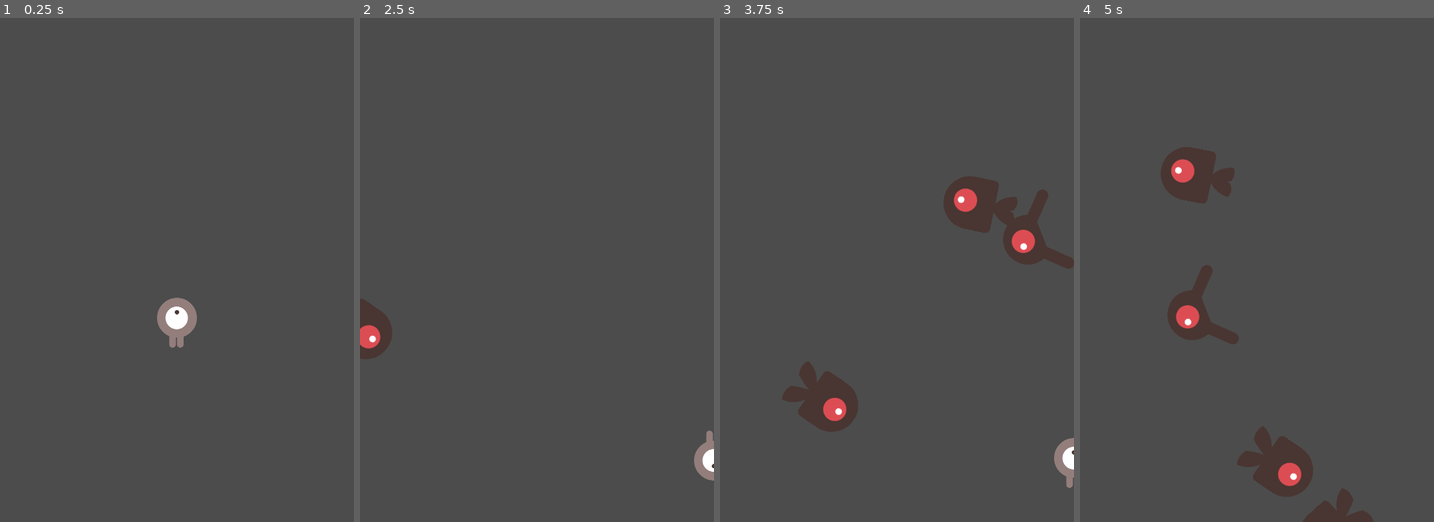
Above: before the commit, frames 1-4 (left to right).
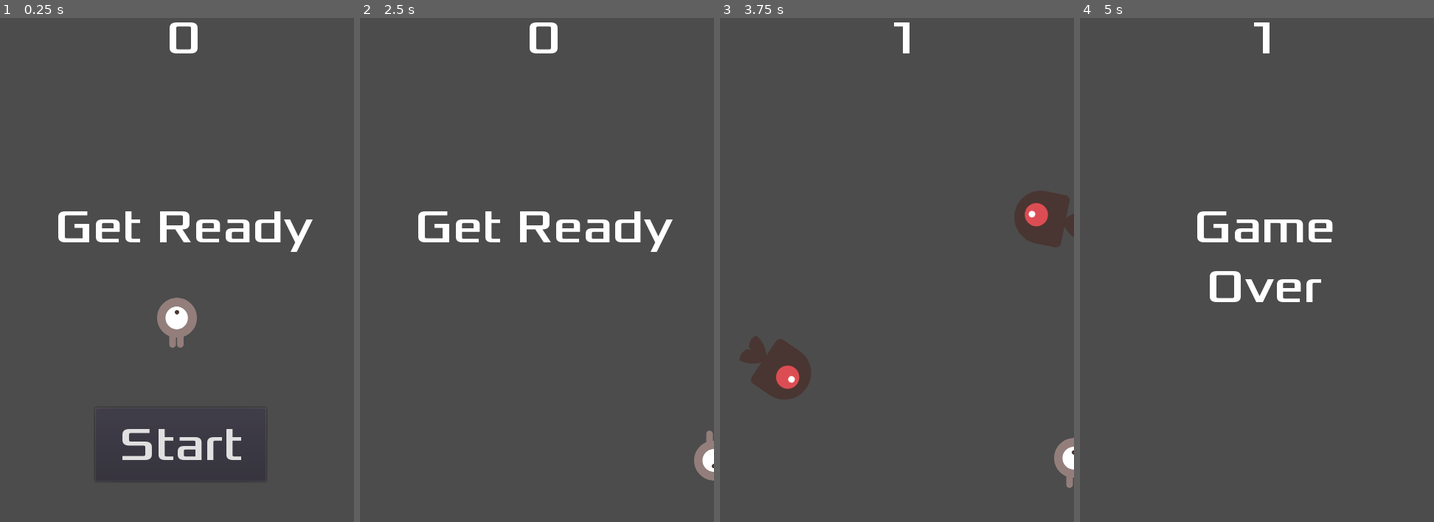
Above: after the commit, the same moments.

Repository: stephenus/dodge
Game: Godot game, scene res://Main.tscn
The game is run twice, just before and just after one commit, with the same random seed, the same clock (stepped at 60 frames per second) and the same inputs.
Inputs (mouse positions are in pixels of both pictures, inside the frame that each line leads up to):
- Up to frame 1 (0.25 s): no input
- Up to frame 2 (2.5 s): click (540, 446) at 0.5 s, where only the run after the commit has a clickable "Start"; tap Enter at 1.25 s; hold Right (ui_right) 1.28-2.03 s; hold Down (ui_down) from 2.03 s (still down)
- Up to frame 3 (3.75 s): release Down (ui_down) at 2.78 s; hold Right (ui_right) 2.78-3.53 s; hold Up (ui_up) from 3.53 s (still down)
- Up to frame 4 (5 s): release Up (ui_up) at 4.28 s; hold Left (ui_left) from 4.28 s (still down)

The runs differ from the first frame. In frame 1, 3.0% of the frame differs, in the area x 16-89%, y 0-92%; in frame 2, 2.9%; in frame 3, 6.4%; in frame 4, 7.0%, in the area x 22-83%, y 0-100%.

Commit message:
Added HUD and adjusted logic to facilitate UX changes

Diff:
--- /dev/null
+++ b/HUD.gd
@@ -0,0 +1,44 @@
+extends CanvasLayer
+
+signal start_game
+
+
+# Declare member variables here. Examples:
+# var a = 2
+# var b = "text"
+
+
+# Called when the node enters the scene tree for the first time.
+func _ready():
+	pass # Replace with function body.
+
+func show_message(text):
+	$Message.text = text
+	$Message.show()
+	$MessageTimer.start()
+
+# Called every frame. 'delta' is the elapsed time since the previous frame.
+#func _process(delta):
+#	pass
+
+func show_game_over():
+	show_message("Game Over")
+	yield($MessageTimer, "timeout")
+
+	$Message.text = "Dodge the\nCreeps!"
+	$Message.show()
+
+	yield(get_tree().create_timer(1), "timeout")
+	$StartButton.show()
+
+func update_score(score):
+	$ScoreLabel.text = str(score)
+
+
+func _on_MessageTimer_timeout():
+	$Message.hide()
+
+
+func _on_StartButton_pressed():
+	$StartButton.hide()
+	emit_signal("start_game")
--- /dev/null
+++ b/HUD.tscn
@@ -0,0 +1,53 @@
+[gd_scene load_steps=4 format=2]
+
+[ext_resource path="res://dodge_assets/fonts/Xolonium-Regular.ttf" type="DynamicFontData" id=1]
+[ext_resource path="res://HUD.gd" type="Script" id=2]
+
+[sub_resource type="DynamicFont" id=1]
+size = 64
+font_data = ExtResource( 1 )
+
+[node name="HUD" type="CanvasLayer"]
+script = ExtResource( 2 )
+
+[node name="ScoreLabel" type="Label" parent="."]
+margin_left = 224.379
+margin_top = 25.0
+margin_right = 273.379
+margin_bottom = 103.0
+custom_fonts/font = SubResource( 1 )
+text = "0"
+align = 1
+__meta__ = {
+"_edit_use_anchors_": false
+}
+
+[node name="Message" type="Label" parent="."]
+margin_left = 67.0
+margin_top = 281.0
+margin_right = 433.0
+margin_bottom = 440.0
+custom_fonts/font = SubResource( 1 )
+text = "Dodge the Creeps!"
+align = 1
+autowrap = true
+__meta__ = {
+"_edit_use_anchors_": false
+}
+
+[node name="StartButton" type="Button" parent="."]
+margin_left = 129.252
+margin_top = 565.301
+margin_right = 361.252
+margin_bottom = 665.301
+custom_fonts/font = SubResource( 1 )
+text = "Start"
+__meta__ = {
+"_edit_use_anchors_": false
+}
+
+[node name="MessageTimer" type="Timer" parent="."]
+wait_time = 2.0
+one_shot = true
+[connection signal="pressed" from="StartButton" to="." method="_on_StartButton_pressed"]
+[connection signal="timeout" from="MessageTimer" to="." method="_on_MessageTimer_timeout"]
--- a/Main.gd
+++ b/Main.gd
@@ -17,11 +17,15 @@
 func game_over():
 	$ScoreTimer.stop()
 	$MobTimer.stop()
+	$HUD.show_game_over()
+	get_tree().call_group("mobs", "queue_free")
 
 func new_game():
 	score = 0
 	$Player.start($StartPosition.position)
 	$StartTimer.start()
+	$HUD.update_score(score)
+	$HUD.show_message("Get Ready")
 
 
 func _on_MobTimer_timeout():
@@ -38,6 +42,7 @@
 
 func _on_ScoreTimer_timeout():
 	score += 1
+	$HUD.update_score(score)
 
 
 func _on_StartTimer_timeout():
--- a/Main.tscn
+++ b/Main.tscn
@@ -1,8 +1,9 @@
-[gd_scene load_steps=5 format=2]
+[gd_scene load_steps=6 format=2]
 
 [ext_resource path="res://Player.tscn" type="PackedScene" id=1]
 [ext_resource path="res://Main.gd" type="Script" id=2]
 [ext_resource path="res://Mob.tscn" type="PackedScene" id=3]
+[ext_resource path="res://HUD.tscn" type="PackedScene" id=4]
 
 [sub_resource type="Curve2D" id=1]
 _data = {
@@ -33,7 +34,10 @@
 [node name="MobSpawnLocation" type="PathFollow2D" parent="MobPath"]
 position = Vector2( -1.64496, -1.70044 )
 rotation = 0.00468385
+
+[node name="HUD" parent="." instance=ExtResource( 4 )]
 [connection signal="hit" from="Player" to="." method="game_over"]
 [connection signal="timeout" from="MobTimer" to="." method="_on_MobTimer_timeout"]
 [connection signal="timeout" from="ScoreTimer" to="." method="_on_ScoreTimer_timeout"]
 [connection signal="timeout" from="StartTimer" to="." method="_on_StartTimer_timeout"]
+[connection signal="start_game" from="HUD" to="." method="new_game"]
--- a/Mob.tscn
+++ b/Mob.tscn
@@ -30,7 +30,9 @@
 radius = 35.8819
 height = 26.5402
 
-[node name="RigidBody2D" type="RigidBody2D"]
+[node name="RigidBody2D" type="RigidBody2D" groups=[
+"mobs",
+]]
 collision_mask = 0
 gravity_scale = 0.0
 script = ExtResource( 7 )
